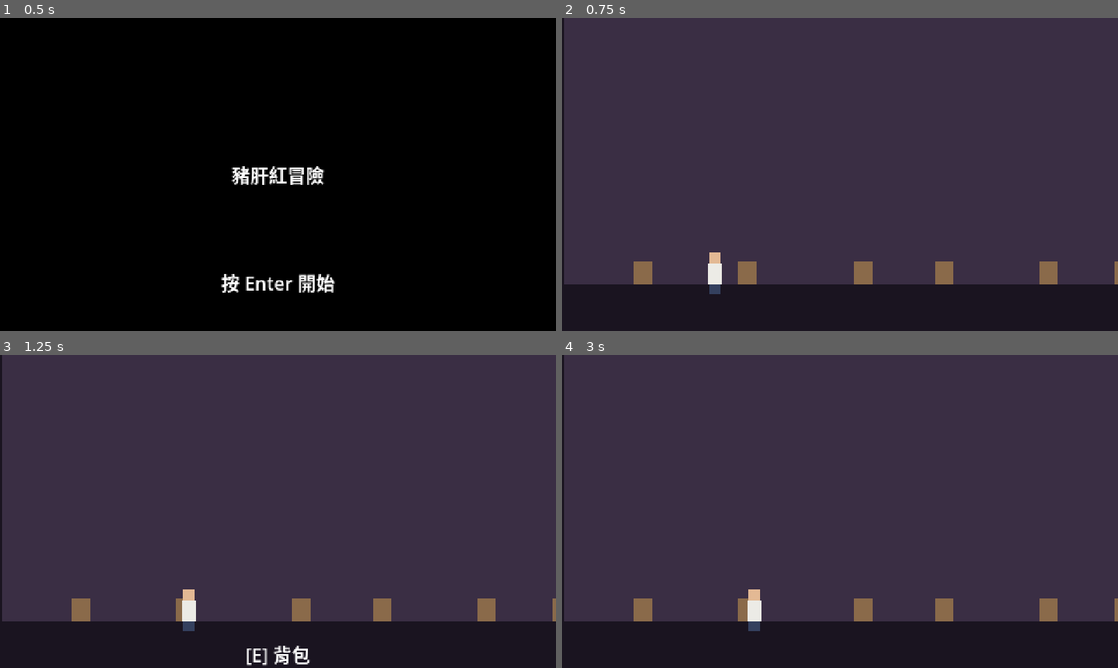
Above: before the commit, frames 1-4 (two rows, left to right).
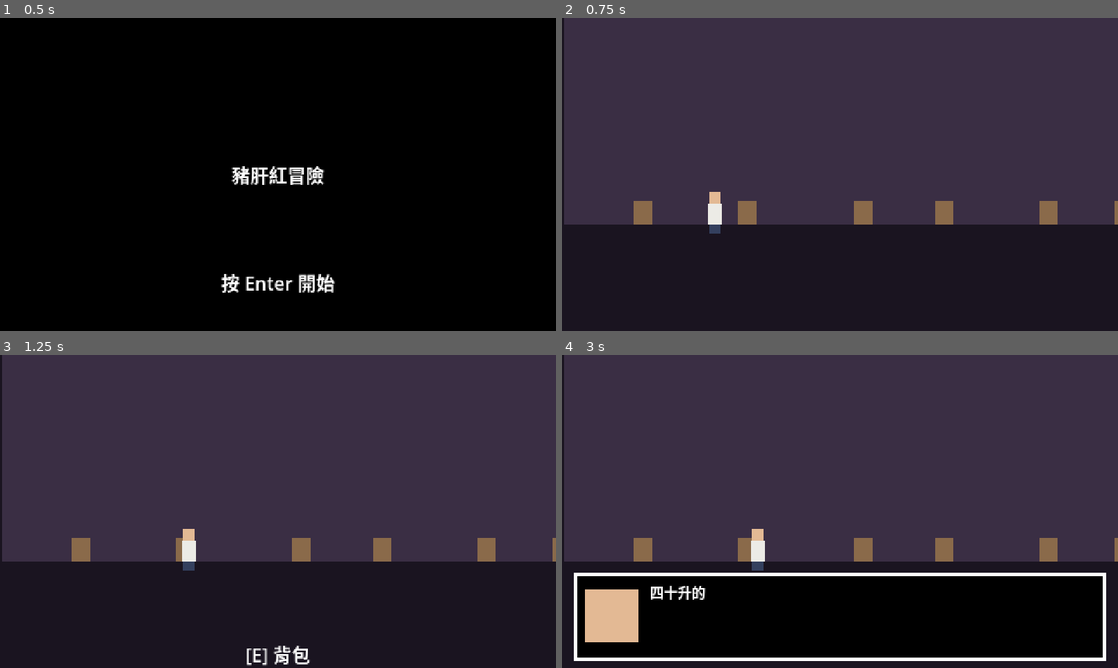
Above: after the commit, the same moments.

Repository: Nacht313/liver-red
Game: Godot game, scene res://scenes/title/title.tscn
Same seed, same stepped clock (60 frames per second), same inputs: the game is played once before the commit and once after it.
Inputs:
- Up to frame 1 (0.5 s): no input
- Up to frame 2 (0.75 s): tap Enter at 0.5 s; hold Right (move_right) from 0.53 s (still down); hold E (interact) from 0.53 s (still down)
- Up to frame 3 (1.25 s): keep holding Right (move_right); keep holding E (interact); tap 1 at 0.8 s
- Up to frame 4 (3 s): release Right (move_right) at 1.28 s; release E (interact) at 1.28 s; hold Down (choice_down) 1.28-2.03 s; tap 1 at 1.35 s; tap 9 at 1.55, 2.1 s; tap Space at 2 s; hold Right (move_right) 2.03-2.78 s; hold E (interact) 2.03-2.78 s; tap Enter at 2.75 s; hold Up (choice_up) from 2.78 s (still down); tap E (interact) at 2.85 s

Frame 1 is identical in both runs. In frame 2, 21% of the frame differs, in the area x 0-100%, y 55-89%; in frame 3, 20%; in frame 4, 33%, in the area x 0-100%, y 55-98%.

Commit message:
feat(godot): Undertale 式對話框
Co-Authored-By: Claude Opus 5.5 <noreply@anthropic.com>

Diff:
--- a/game/data/home.json
+++ b/game/data/home.json
@@ -1,6 +1,6 @@
 {
  "width": 1920,
- "floor_y": 230,
+ "floor_y": 178,
  "start_x": 120,
  "areas": [
   {
--- /dev/null
+++ b/game/data/speakers.json
@@ -0,0 +1,6 @@
+{
+ "me": {"color": "e3b994", "voice": "mid"},
+ "mom": {"color": "8a4a5a", "voice": "high"},
+ "dad": {"color": "4a5a7a", "voice": "low"},
+ "neighbor": {"color": "6a7a4a", "voice": "high"}
+}
--- a/game/scenes/home/home.gd
+++ b/game/scenes/home/home.gd
@@ -12,6 +12,7 @@
 @onready var player: Node2D = $Player
 @onready var cam: Camera2D = $Player/Camera2D
 @onready var prompt: Label = $Hud/Prompt
+var dialogue: DialogueBox
 
 
 func _ready() -> void:
@@ -51,6 +52,12 @@
 	cam.limit_top = 0
 	cam.limit_bottom = 270
 	prompt.visible = false
+	dialogue = DialogueBox.new()
+	add_child(dialogue)
+	var speakers: Variant = JSON.parse_string(FileAccess.get_file_as_string("res://data/speakers.json"))
+	dialogue.bind(Game.story, speakers)
+	Game.story.line.connect(func(_w, _t): Game.request_ui("dialogue"))
+	Game.story.finished.connect(func(): Game.release_ui("dialogue"))
 
 
 func _process(_delta: float) -> void:
--- /dev/null
+++ b/game/scenes/ui/dialogue_box.gd
@@ -0,0 +1,243 @@
+## Undertale 式對話框：畫面下方黑底白框、左邊頭像、逐字顯示、太長自動分頁、選項在框裡。
+## bind(runner) 之後會自動接上劇情執行器；測試可以不 bind，直接呼叫 show_line／show_choices。
+class_name DialogueBox
+extends CanvasLayer
+
+signal next_requested
+signal choice_made(i: int)
+## 每打出幾個字發一次，給音效用（Task 14 的 Audio 接上）
+signal blip(voice: String)
+
+const LINES := 3
+const CHARS_PER_SEC := 30.0
+const BOX := Rect2(10, 188, 460, 76)
+const TEXT_X := 66.0
+const FONT_SIZE := 12
+
+var runner: StoryRunner
+var speakers: Dictionary = {}
+
+var _frame: Panel
+var _portrait: ColorRect
+var _label: Label
+var _arrow: Label
+var _choice_box: VBoxContainer
+var _pages: PackedStringArray = []
+var _page := 0
+var _shown := 0.0
+var _who := ""
+var _choices: Array = []
+var _sel := 0
+
+
+func _init() -> void:
+	layer = 10
+	visible = false
+	_frame = Panel.new()
+	_frame.position = BOX.position
+	_frame.size = BOX.size
+	var sb := StyleBoxFlat.new()
+	sb.bg_color = Color.BLACK
+	sb.set_border_width_all(3)
+	sb.border_color = Color.WHITE
+	_frame.add_theme_stylebox_override("panel", sb)
+	add_child(_frame)
+	_portrait = ColorRect.new()
+	_portrait.position = Vector2(10, 14)
+	_portrait.size = Vector2(46, 46)
+	_portrait.color = Color("2a2230")
+	_frame.add_child(_portrait)
+	_label = Label.new()
+	_label.position = Vector2(TEXT_X, 8)
+	_label.size = Vector2(BOX.size.x - TEXT_X - 14, BOX.size.y - 16)
+	_label.autowrap_mode = TextServer.AUTOWRAP_WORD_SMART
+	_label.add_theme_font_size_override("font_size", FONT_SIZE)
+	_label.auto_translate_mode = Node.AUTO_TRANSLATE_MODE_DISABLED
+	_frame.add_child(_label)
+	_arrow = Label.new()
+	_arrow.text = "v"
+	_arrow.position = Vector2(BOX.size.x - 16, BOX.size.y - 18)
+	_arrow.add_theme_font_size_override("font_size", 10)
+	_frame.add_child(_arrow)
+	_choice_box = VBoxContainer.new()
+	_choice_box.position = Vector2(TEXT_X, 6)
+	_choice_box.add_theme_constant_override("separation", 0)
+	_frame.add_child(_choice_box)
+
+
+func bind(p_runner: StoryRunner, p_speakers: Dictionary = {}) -> void:
+	runner = p_runner
+	speakers = p_speakers
+	runner.line.connect(show_line)
+	runner.choices.connect(show_choices)
+	runner.finished.connect(close)
+	next_requested.connect(runner.advance)
+	choice_made.connect(runner.choose)
+
+
+# ---------- 台詞 ----------
+func show_line(who: String, text: String) -> void:
+	_who = who
+	_choices = []
+	_clear_choices()
+	visible = true
+	_label.visible = true
+	var sp: Dictionary = speakers.get(who, {})
+	_portrait.color = Color(sp.get("color", "2a2230"))
+	_pages = _paginate(text)
+	_page = 0
+	_start_page()
+
+
+func _start_page() -> void:
+	_label.text = _pages[_page]
+	_shown = 0.0
+	_label.visible_characters = 0
+	_arrow.visible = false
+
+
+func is_typing() -> bool:
+	return _choices.is_empty() and _label.visible_characters != -1 and _label.visible_characters < _label.text.length()
+
+
+func page_count() -> int:
+	return _pages.size()
+
+
+func lines_on_page(i: int) -> int:
+	return _measure(_pages[i]).size()
+
+
+## 按確認鍵：還在打字就整頁出來；這頁看完就翻頁；最後一頁看完就要求下一句。選項出現時不做事。
+func skip_or_next() -> void:
+	if not _choices.is_empty() or not visible:
+		return
+	if is_typing():
+		_label.visible_characters = -1
+		_arrow.visible = true
+	elif _page < _pages.size() - 1:
+		_page += 1
+		_start_page()
+	else:
+		next_requested.emit()
+
+
+func _process(delta: float) -> void:
+	if not is_typing():
+		return
+	var before := int(_shown)
+	_shown += delta * CHARS_PER_SEC
+	var now := mini(int(_shown), _label.text.length())
+	_label.visible_characters = now
+	for i in range(before, now):
+		if i % 2 == 0 and _label.text[i] != " ":
+			blip.emit(speakers.get(_who, {}).get("voice", "mid"))
+	if now >= _label.text.length():
+		_label.visible_characters = -1
+		_arrow.visible = true
+
+
+## 依框的寬度把文字切成好幾頁，每頁最多 LINES 行
+func _paginate(text: String) -> PackedStringArray:
+	var ranges := _measure(text)
+	var out := PackedStringArray()
+	var i := 0
+	while i < ranges.size():
+		var a: int = ranges[i].x
+		var b: int = ranges[mini(i + LINES, ranges.size()) - 1].y
+		out.append(text.substr(a, b - a).strip_edges())
+		i += LINES
+	if out.is_empty():
+		out.append("")
+	return out
+
+
+func _measure(text: String) -> Array:
+	var para := TextParagraph.new()
+	var font: Font = _label.get_theme_font("font")
+	para.add_string(text, font, FONT_SIZE)
+	para.width = _label.size.x
+	para.break_flags = TextServer.BREAK_MANDATORY | TextServer.BREAK_WORD_BOUND | TextServer.BREAK_GRAPHEME_BOUND
+	var out := []
+	for l in para.get_line_count():
+		out.append(para.get_line_range(l))
+	return out
+
+
+# ---------- 選項 ----------
+func show_choices(list: Array) -> void:
+	visible = true
+	_choices = list
+	_label.visible = false
+	_arrow.visible = false
+	_sel = 0
+	if not list.is_empty() and list[0].why != "":
+		move(1)
+	_render_choices()
+
+
+func _clear_choices() -> void:
+	for c in _choice_box.get_children():
+		c.queue_free()
+
+
+func _render_choices() -> void:
+	_clear_choices()
+	for i in _choices.size():
+		var c: Dictionary = _choices[i]
+		var l := Label.new()
+		l.auto_translate_mode = Node.AUTO_TRANSLATE_MODE_DISABLED
+		l.add_theme_font_size_override("font_size", FONT_SIZE)
+		var mark := "> " if i == _sel else "  "
+		l.text = mark + c.text + (("  (" + c.why + ")") if c.why != "" else ("  " + c.sub if c.sub != "" else ""))
+		l.modulate = Color(1, 0.85, 0.3) if i == _sel else (Color(0.5, 0.5, 0.55) if c.why != "" else Color.WHITE)
+		_choice_box.add_child(l)
+
+
+## 游標上下移動，跳過不能選的
+func move(d: int) -> void:
+	if _choices.is_empty():
+		return
+	for _i in _choices.size():
+		_sel = posmod(_sel + d, _choices.size())
+		if _choices[_sel].why == "":
+			break
+	_render_choices()
+
+
+func confirm() -> void:
+	if _choices.is_empty() or _choices[_sel].why != "":
+		return
+	var i := _sel
+	_choices = []
+	_clear_choices()
+	choice_made.emit(i)
+
+
+func close() -> void:
+	visible = false
+	_choices = []
+	_clear_choices()
+
+
+func _unhandled_input(event: InputEvent) -> void:
+	if not visible:
+		return
+	if not _choices.is_empty():
+		if event.is_action_pressed("choice_up"):
+			move(-1)
+		elif event.is_action_pressed("choice_down"):
+			move(1)
+		elif event.is_action_pressed("interact"):
+			confirm()
+		elif event is InputEventKey and event.pressed and event.keycode >= KEY_1 and event.keycode <= KEY_9:
+			var i: int = event.keycode - KEY_1
+			if i < _choices.size() and _choices[i].why == "":
+				_sel = i
+				confirm()
+		else:
+			return
+		get_viewport().set_input_as_handled()
+	elif event.is_action_pressed("interact"):
+		skip_or_next()
+		get_viewport().set_input_as_handled()
--- a/game/tests/run_tests.gd
+++ b/game/tests/run_tests.gd
@@ -5,7 +5,7 @@
 extends SceneTree
 
 
-func _init() -> void:
+func _initialize() -> void:
 	var only := ""
 	var args := OS.get_cmdline_user_args()
 	if args.size() > 0:
--- /dev/null
+++ b/game/tests/test_dialogue_box.gd
@@ -0,0 +1,63 @@
+## Undertale 式對話框：逐字顯示、翻頁、選項、連按不出錯。
+extends TestCase
+
+var _next := 0
+var _picked: Array = []
+
+
+func _box() -> DialogueBox:
+	var b := DialogueBox.new()
+	(Engine.get_main_loop() as SceneTree).root.add_child(b)
+	b.next_requested.connect(func(): _next += 1)
+	b.choice_made.connect(func(i): _picked.append(i))
+	return b
+
+
+func test_typewriter_then_next() -> void:
+	var b := _box()
+	b.show_line("me", "第十一封拒信。")
+	ok(b.is_typing(), "一開始在逐字顯示")
+	b.skip_or_next()
+	ok(not b.is_typing(), "按一下：整句出來")
+	eq(_next, 0, "還沒要求下一句")
+	b.skip_or_next()
+	eq(_next, 1, "再按一下：下一句")
+	b.queue_free()
+
+
+func test_mash_does_not_skip_choices() -> void:
+	var b := _box()
+	b.show_choices([{"text": "A", "sub": "", "why": ""}, {"text": "B", "sub": "", "why": ""}])
+	for i in 10:
+		b.skip_or_next()
+	eq(_picked.size(), 0, "連按確認以外的鍵不會選到選項")
+	eq(_next, 0, "選項出現時不會跳到下一句")
+	b.move(1)
+	b.confirm()
+	eq(_picked, [1], "移到第二個再確認")
+	b.queue_free()
+
+
+func test_disabled_choice_cannot_be_confirmed() -> void:
+	var b := _box()
+	b.show_choices([{"text": "A", "sub": "", "why": "no"}, {"text": "B", "sub": "", "why": ""}])
+	b.confirm()
+	eq(_picked, [1], "游標自動跳過不能選的，確認選到 B")
+	b.queue_free()
+
+
+func test_long_text_pages() -> void:
+	var b := _box()
+	var long := "The immigration officer turned your passport to the very last page and looked up at you for a long time. ".repeat(3)
+	b.show_line("me", long)
+	ok(b.page_count() >= 2, "長句要分頁：%d 頁" % b.page_count())
+	for i in b.page_count():
+		ok(b.lines_on_page(i) <= DialogueBox.LINES, "第 %d 頁不超過 %d 行" % [i, DialogueBox.LINES])
+	for i in b.page_count():
+		b.skip_or_next()  # 出完這一頁
+		if i < b.page_count() - 1:
+			b.skip_or_next()  # 翻到下一頁
+	eq(_next, 0, "最後一頁之前不會要求下一句")
+	b.skip_or_next()
+	eq(_next, 1, "全部看完才下一句")
+	b.queue_free()
Not shown, added: game/scenes/ui/dialogue_box.gd.uid
Not shown, added: game/tests/test_dialogue_box.gd.uid
Not shown, added: game/tests/tools/shot.gd.uid
